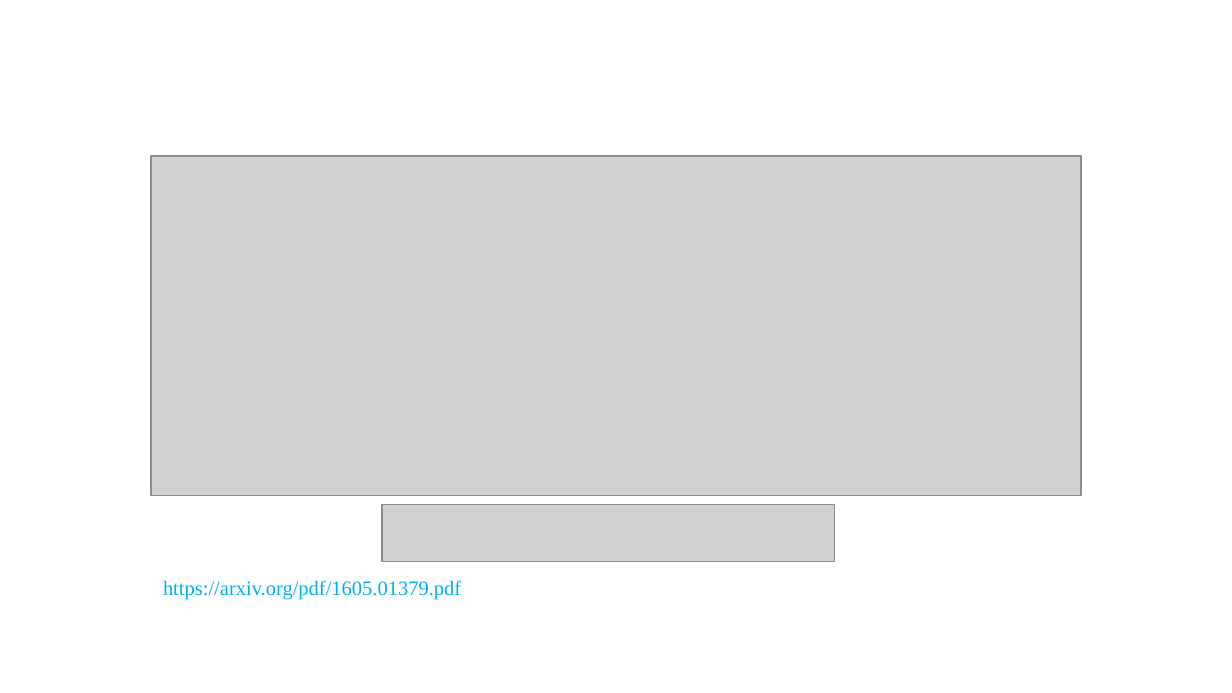
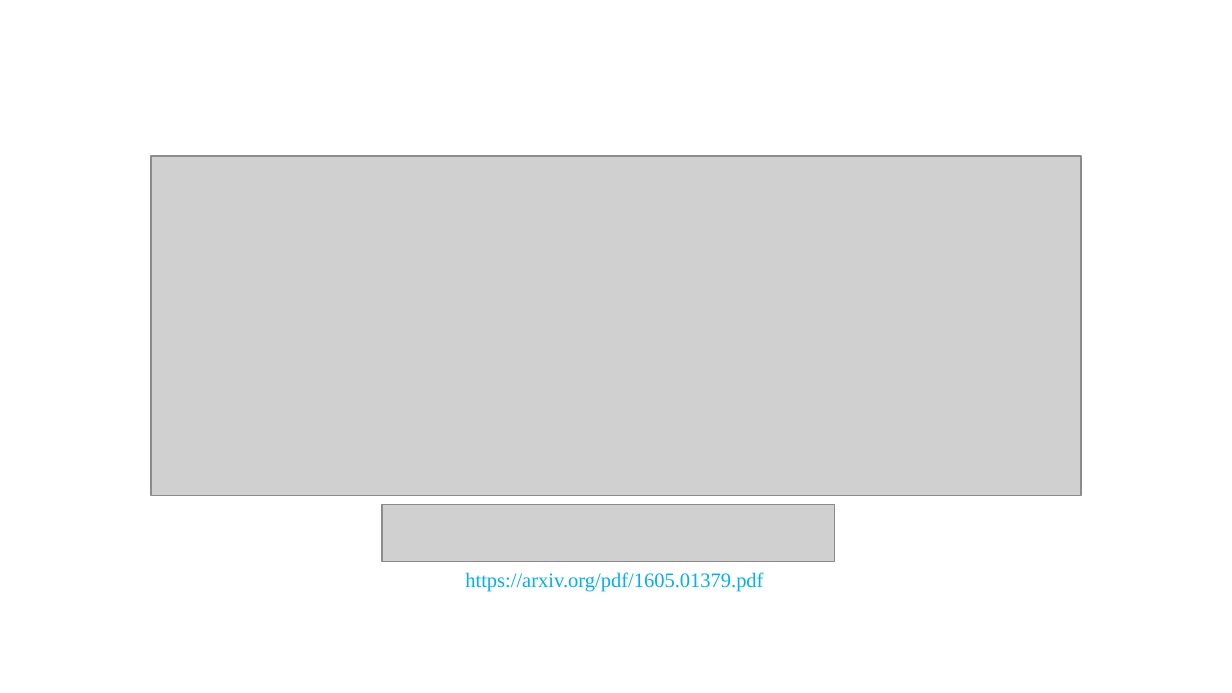
Before and after one commit to VarunBohara/Mini-Project-Documents, a slide deck: slide 18 of Literature Survey 2.pptx. Drawn at 1232x693 pixels with LibreOffice and Linux fonts; fonts in the diff are those of the drawing; grey boxes stand for pictures. Boxes give left, top, right and bottom in pixels: in the first picture for what was removed or moved away, otherwise in the second. Text is boxed around its words. In the diff, an @@ line names an element or a change of style, - is before the commit and + after.

```diff
--- a/Literature Survey 2.pptx
+++ b/Literature Survey 2.pptx
@@ text "https://arxiv.org/pdf/1605.01379.pdf" moved from (x1=163, y1=580, x2=461, y2=600) to (x1=465, y1=572, x2=763, y2=592) @@
```
Also in this commit, not shown: 1 slide added.
